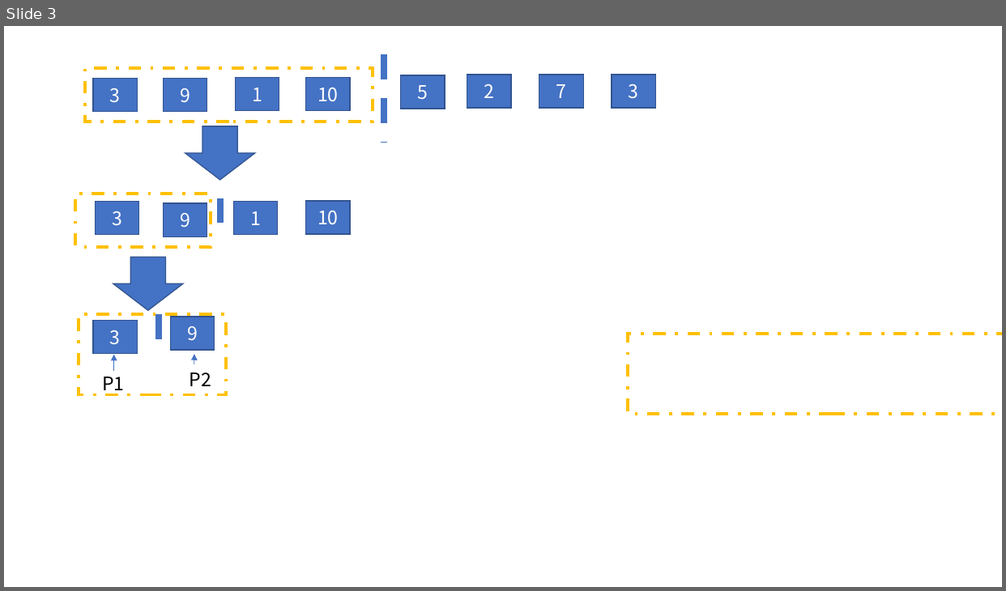
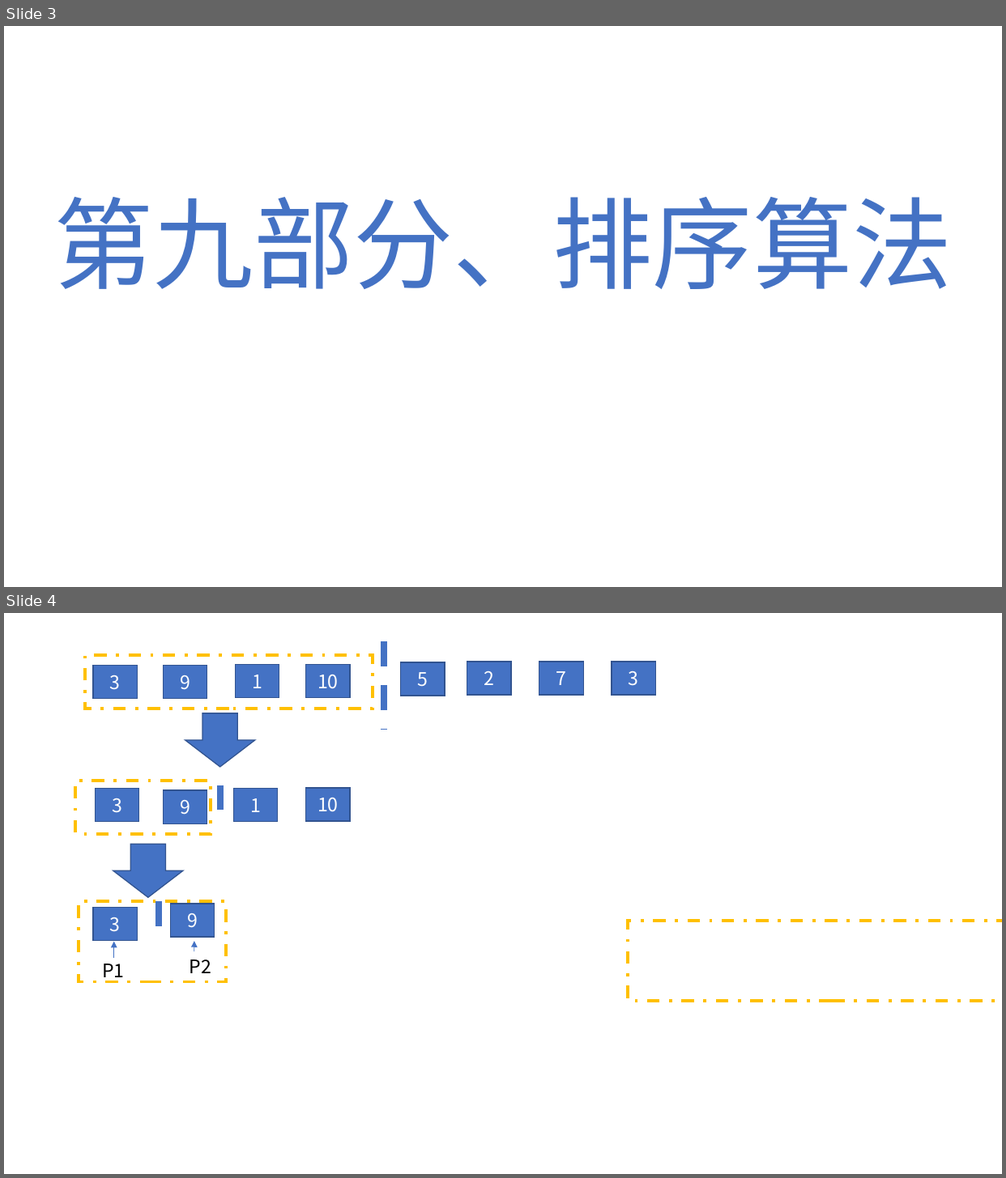
Before and after one commit to codefool0307/Codefool0307_Blog, a slide deck: docs/4.algorithm/gif/gif制作.pptx. Shown one above the other, each under a label of ours: slide 3 before the commit, slides 3 and 4 after it. The pictures are 1006x591 and 1006x1178 pixels, drawn with LibreOffice and Linux fonts; fonts in the diff are those of the drawing. Boxes give left, top, right and bottom in pixels: in the first picture for what was removed or moved away, otherwise in the second. Text is boxed around its words. In the diff, an @@ line names an element or a change of style, - is before the commit and + after.

```diff
--- a/docs/4.algorithm/gif/gif制作.pptx
+++ b/docs/4.algorithm/gif/gif制作.pptx
@@ slide 3 added at (4, 26, 1002, 587), background #FFFFFF @@
@@ text added at (54, 197, 953, 289), 96 pt, text #4472C4 @@
+第九部分、排序算法
@@ what was slide 3 is now slide 4 @@
```
Also in this commit, not shown: 5 other slides added, 3 other files.
